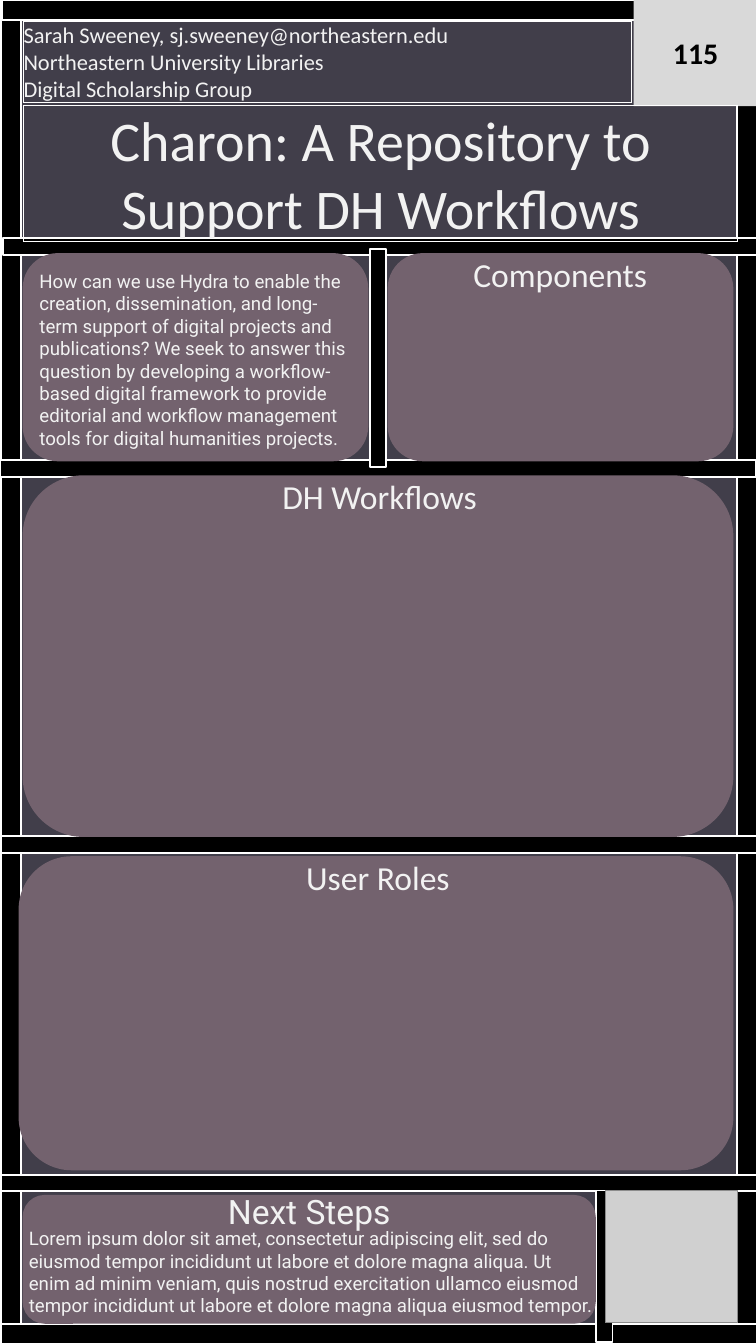
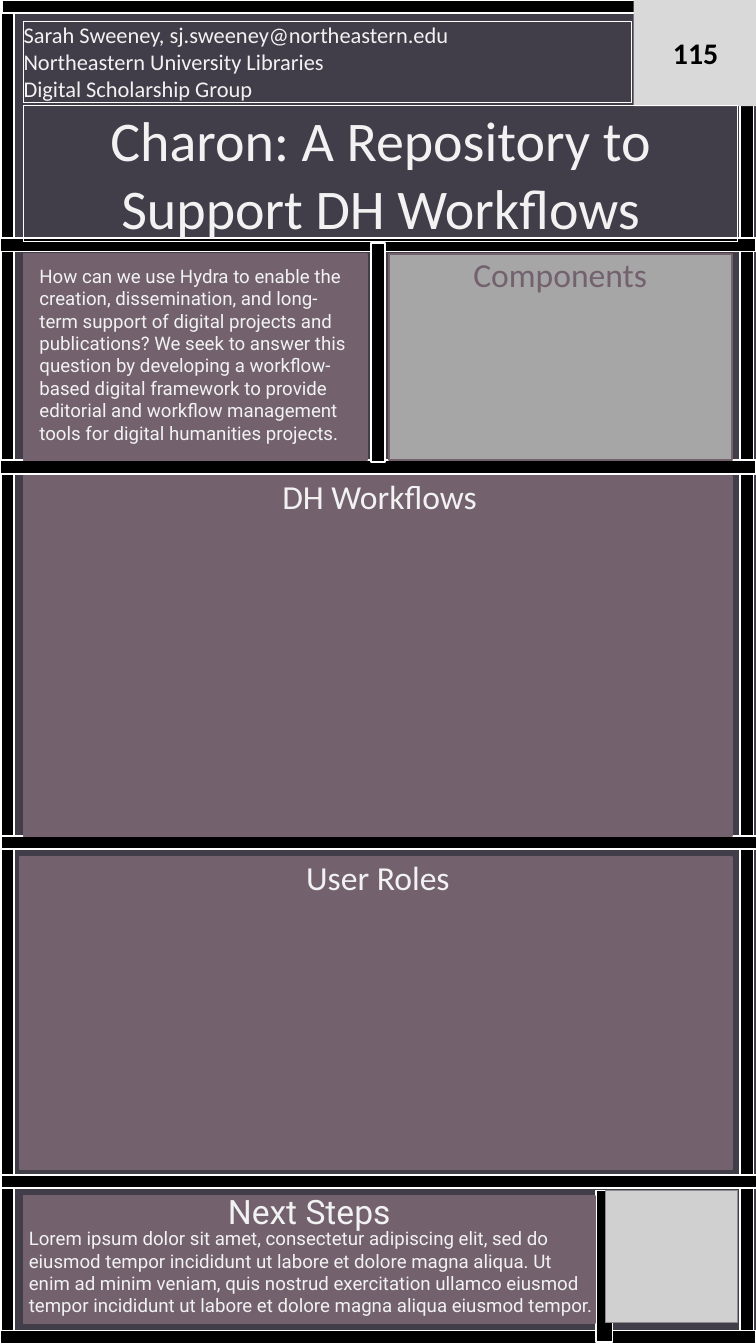
Before and after one commit to sarahjeansweeney/Presentations, a slide deck: slide 1 of Open Repositories 2017/Charon Poster/OR2017_Charon_Poster_Working.pptx. Drawn at 756x1344 pixels with LibreOffice and Linux fonts; fonts in the diff are those of the drawing; grey boxes stand for pictures. Boxes give left, top, right and bottom in pixels: in the first picture for what was removed or moved away, otherwise in the second. Text is boxed around its words. In the diff, an @@ line names an element or a change of style, - is before the commit and + after.

Commit message:
More layout adjustments, component diagram

```diff
--- a/Open Repositories 2017/Charon Poster/OR2017_Charon_Poster_Working.pptx
+++ b/Open Repositories 2017/Charon Poster/OR2017_Charon_Poster_Working.pptx
@@ rectangle: place and size @@
-rectangle at [1, 0, 21, 1344]
+rectangle at [1, 0, 14, 1344]
@@ rectangle: place and size @@
-rectangle at [2, 0, 756, 20]
+rectangle at [2, 0, 756, 13]
@@ rectangle: place and size @@
-rectangle at [737, 0, 756, 1343]
+rectangle at [741, 0, 754, 1343]
@@ rectangle: place and size @@
-rectangle at [3, 238, 756, 255]
+rectangle at [0, 238, 756, 251]
@@ rounded rectangle to rectangle in 4 elements at [24, 1196, 595, 1323], [19, 857, 732, 1170], [24, 476, 732, 836], [24, 254, 368, 460] @@
@@ text "How can we use Hydra ...": place and size @@
-text "How can we use Hydra ..." at [39, 274, 346, 449]
+text "How can we use Hydra ..." at [39, 269, 346, 444]
@@ rectangle: place and size @@
-rectangle at [370, 249, 386, 467]
+rectangle at [372, 243, 385, 462]
@@ text "Components" at [473, 265, 647, 292]: text colour #F2F2F2 to #73626E @@
@@ rectangle at [388, 254, 732, 460]: rounded rectangle to rectangle; fill #73626E to #A6A6A6 @@
@@ rectangle: place and size @@
-rectangle at [1, 836, 756, 853]
+rectangle at [1, 836, 756, 849]
@@ rectangle: place and size @@
-rectangle at [1, 1324, 756, 1344]
+rectangle at [0, 1331, 756, 1344]
```
Also in this commit, not shown: 1 other slide changed.
